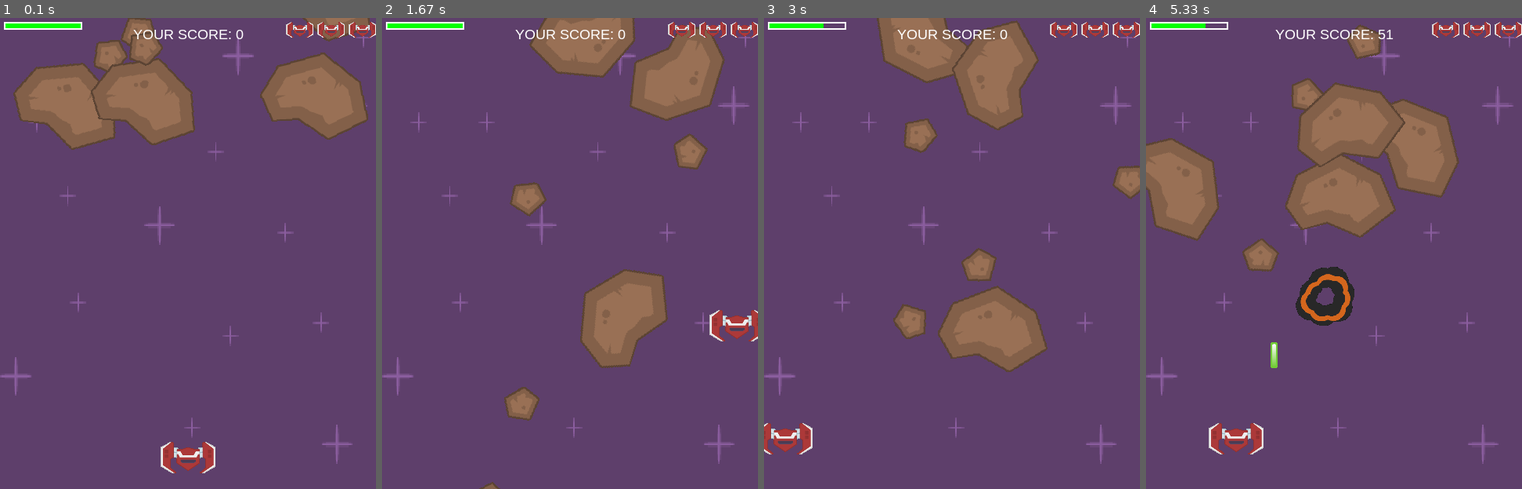
Above: before the commit, frames 1-4 (left to right).
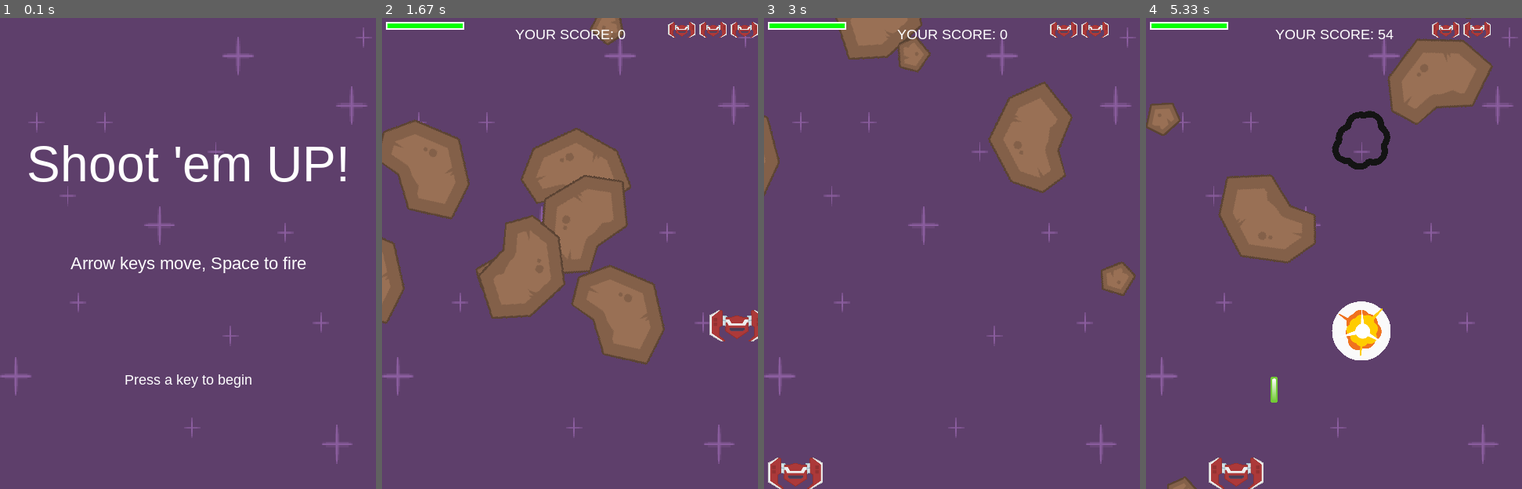
Above: after the commit, the same moments.

Repository: WhiteChewy/Shmup_on_pygame
Game: pygame game, started from shmup.py
Same seed, same stepped clock (60 frames per second), same inputs: the game is played once before the commit and once after it.
Inputs:
- Up to frame 1 (0.1 s): no input
- Up to frame 2 (1.67 s): hold Right 0.33-0.8 s; hold Up 0.83-1.18 s; hold Right from 1.22 s (still down)
- Up to frame 3 (3 s): release Right at 1.68 s; hold Left 1.72-2.25 s; hold Down 2.28-2.58 s; hold Left from 2.62 s (still down)
- Up to frame 4 (5.33 s): release Left at 3.02 s; tap Space at 3.05, 3.45, 3.85, 4.15, 4.52, 4.92, 5.22 s; hold Up 3.38-3.75 s; hold Right 3.78-4.42 s; hold Down 4.45-4.82 s; hold Left 4.85-5.32 s

The runs differ from the first frame. In frame 1, 16% of the frame differs, in the area x 1-100%, y 0-97%; in frame 2, 22%; in frame 3, 16%; in frame 4, 25%, in the area x 0-100%, y 0-100%.

Commit message:
Add start screen.

Diff:
--- a/shmup.py
+++ b/shmup.py
@@ -98,6 +98,23 @@
         surface.blit(image, image_rect)
 
 
+def show_gameover_screen():
+    SCREEN.blit(new_background, BACKGROUND_RECT)
+    draw_text(SCREEN, "Shoot 'em UP!", 64, WIDTH / 2, HEIGHT / 4)
+    draw_text(SCREEN, "Arrow keys move, Space to fire", 22,
+              WIDTH / 2, HEIGHT / 2)
+    draw_text(SCREEN, "Press a key to begin", 18, WIDTH / 2, HEIGHT * 3 / 4)
+    pygame.display.flip()
+    waiting = True
+    while waiting:
+        CLOCK.tick(FPS)
+        for event in pygame.event.get():
+            if event.type == pygame.QUIT:
+                pygame.quit()
+            if event.type == pygame.KEYUP:
+                waiting = False
+
+
 if __name__ == "__main__":
     # далее инициализируется игра и окно
     pygame.init()   # "запуск pygame"
@@ -130,7 +147,18 @@
     pygame.mixer.music.play(loops=-1)
     # игровой цикл
     running = True
+    game_over = True
     while running:
+        if game_over:
+            show_gameover_screen()
+            game_over = False
+            all_sprites = pygame.sprite.Group()
+            mobs = pygame.sprite.Group()
+            bullets = pygame.sprite.Group()
+            player = Player()
+            all_sprites.add(player)
+            mob_ini(8)
+            score = 0
         CLOCK.tick(FPS)  # держим цикл на правильной скорости.
         # Обработка событий
         for event in pygame.event.get():
@@ -168,7 +196,7 @@
                 player.health = 100
 
         if player.lives == 0 and not death.alive():
-            running = False
+            game_over = True
 
 
         # Рендеринг
